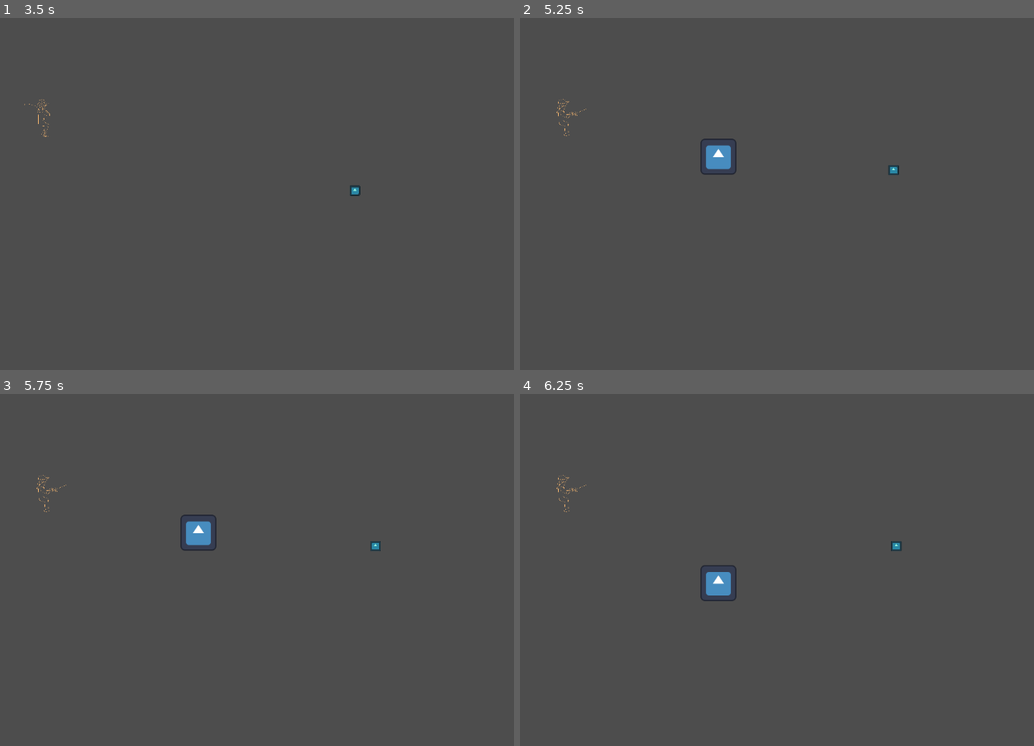
Above: before the commit, frames 1-4 (two rows, left to right).
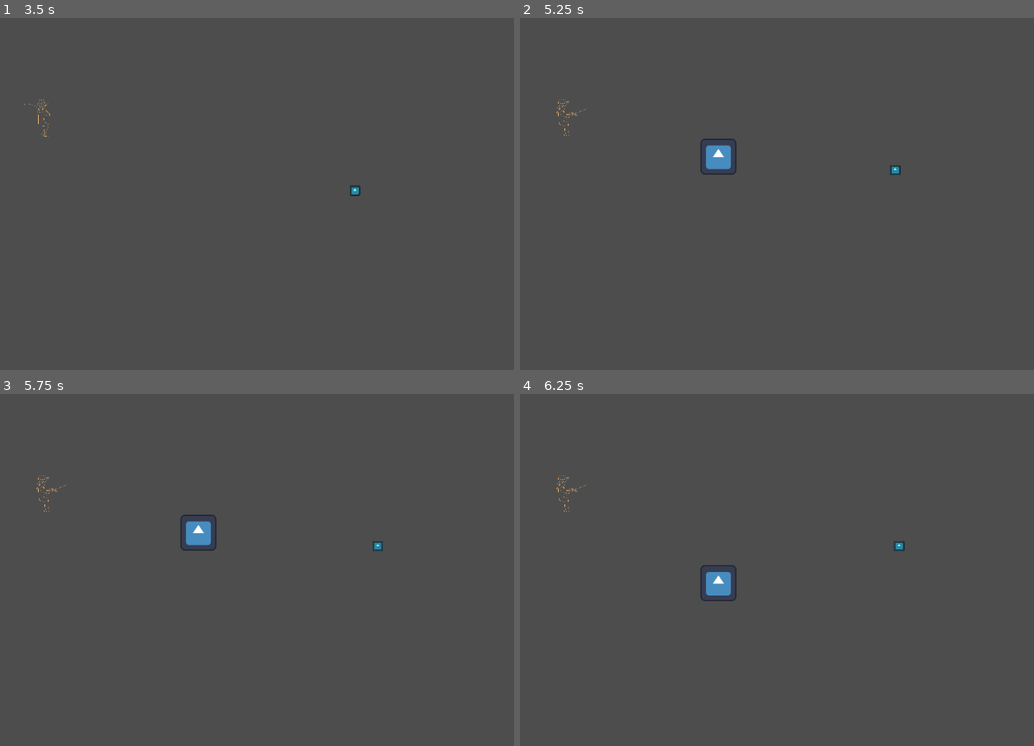
Above: after the commit, the same moments.

Repository: corin-gaiotto/gdc-jam-2025
Game: Godot game, scene res://Scenes/MainScene.tscn
The game is run twice, just before and just after one commit, with the same random seed, the same clock (stepped at 60 frames per second) and the same inputs. The engine's default icon, where the game draws it, is replaced by a stand-in: a white triangle on a blue panel in a dark square.
Inputs (mouse positions are in pixels of both pictures, inside the frame that each line leads up to):
- Up to frame 1 (3.5 s): click "Start" at 0.5 s; tap Enter at 1.25 s; move the mouse to (400, 176) at 1.27 s; hold D (right) 1.28-2.03 s; tap Space (fishing-interact) at 1.35, 2.1, 3.05 s; move the mouse to (133, 211) at 2.02 s; hold S (down) 2.03-2.78 s; tap E (start-fishing) at 2.75, 2.85 s; move the mouse to (323, 116) at 2.77 s; hold D (right) from 2.78 s (still down)
- Up to frame 2 (5.25 s): move the mouse to (746, 267) at 3.52 s; release D (right) at 3.53 s; hold W (up) 3.53-4.28 s; tap Space (fishing-interact) at 3.6, 4.35 s; move the mouse to (972, 250) at 4.27 s; hold A (left) from 4.28 s (still down); tap E (start-fishing) at 5, 5.1 s; move the mouse to (586, 141) at 5.02 s
- Up to frame 3 (5.75 s): keep holding A (left); tap Space (fishing-interact) at 5.3 s
- Up to frame 4 (6.25 s): tap E (start-fishing) at 5.75 s; move the mouse to (812, 570) at 5.77 s; release A (left) at 5.78 s; hold S (down) from 5.78 s (still down); tap Space (fishing-interact) at 5.85 s

Frame 1 is identical in both runs. In frame 2, less than 0.1% of the frame differs, in the area x 71-75%, y 41-45%; in frame 3, less than 0.1%; in frame 4, less than 0.1%, in the area x 72-75%, y 41-45%.

Commit message:
Door added

Diff:
--- a/Scenes/Fishing.tscn
+++ b/Scenes/Fishing.tscn
@@ -6,11 +6,17 @@
 [ext_resource type="Texture2D" uid="uid://ckw8t1fex5blh" path="res://Assets/Art/UI/EnergyBar/over.png" id="4_5bvba"]
 [ext_resource type="Texture2D" uid="uid://bj0ct40kvwjv6" path="res://Assets/Art/UI/EnergyBar/progress.png" id="5_p25a2"]
 
+[sub_resource type="RectangleShape2D" id="RectangleShape2D_nnhe8"]
+size = Vector2(32, 128)
+
 [sub_resource type="RectangleShape2D" id="RectangleShape2D_aonvm"]
 size = Vector2(64, 128)
 
-[sub_resource type="RectangleShape2D" id="RectangleShape2D_nnhe8"]
-size = Vector2(32, 128)
+[sub_resource type="RectangleShape2D" id="RectangleShape2D_y05ux"]
+size = Vector2(16, 88)
+
+[sub_resource type="RectangleShape2D" id="RectangleShape2D_5bvba"]
+size = Vector2(24, 88)
 
 [node name="Node2D" type="Node2D"]
 
@@ -40,13 +46,6 @@
 texture_over = ExtResource("4_5bvba")
 texture_progress = ExtResource("5_p25a2")
 
-[node name="Border" type="StaticBody2D" parent="."]
-position = Vector2(-36, -160)
-
-[node name="CollisionShape2D" type="CollisionShape2D" parent="Border"]
-position = Vector2(516, 320)
-shape = SubResource("RectangleShape2D_aonvm")
-
 [node name="FishingArea" type="Area2D" parent="."]
 position = Vector2(11, -256)
 
@@ -54,5 +53,25 @@
 position = Vector2(437, 416)
 shape = SubResource("RectangleShape2D_nnhe8")
 
+[node name="FishingBorder" type="StaticBody2D" parent="."]
+position = Vector2(-36, -160)
+
+[node name="CollisionShape2D" type="CollisionShape2D" parent="FishingBorder"]
+position = Vector2(516, 320)
+shape = SubResource("RectangleShape2D_aonvm")
+
+[node name="DoorBorder" type="StaticBody2D" parent="."]
+
+[node name="CollisionShape2D" type="CollisionShape2D" parent="DoorBorder"]
+position = Vector2(72, 180)
+shape = SubResource("RectangleShape2D_y05ux")
+
+[node name="DoorArea" type="Area2D" parent="."]
+
+[node name="CollisionShape2D" type="CollisionShape2D" parent="DoorArea"]
+position = Vector2(84, 180)
+shape = SubResource("RectangleShape2D_5bvba")
+
 [connection signal="body_entered" from="FishingArea" to="FishingPlayer" method="_on_fishing_area_body_entered"]
 [connection signal="body_exited" from="FishingArea" to="FishingPlayer" method="_on_fishing_area_body_exited"]
+[connection signal="body_entered" from="DoorArea" to="FishingPlayer" method="_on_door_area_body_entered"]
--- a/Scripts/fish.gd
+++ b/Scripts/fish.gd
@@ -59,7 +59,7 @@
 	match currentState:
 		fishStatesEnum.IDLE:
 			if isBursting:
-				currentVelocity = initialVelocity * pow((idleTimer.time_left/idleTimer.wait_time),1.5)
+				currentVelocity = initialVelocity * pow((idleTimer.time_left/idleTimer.wait_time), 1.2)
 				position += currentVelocity * delta
 			position.x = clamp(position.x, 465, 1150)
 			position.y = clamp(position.y, 280, 648)
--- a/Scripts/fishing_player.gd
+++ b/Scripts/fishing_player.gd
@@ -2,6 +2,7 @@
 
 class_name FishingPlayer
 
+# grabbing children
 @onready var _animatedSprite = $AnimatedSprite2D
 @onready var _hook = $Hook
 @onready var _hookSprite = $Hook/HookSprite
@@ -110,7 +111,7 @@
 		currentState = fishingEnum.FISHING_IDLE # Current (maybe) unfortunate side effect: the player casts a line whenever they start fishing. Honestly, this is pretty beneficial so I'm loath to call it a bad side effect.
 
 	if isFishing:
-		print("[fishing_player]", currentState)
+		#print("[fishing_player]", currentState)
 		match currentState:
 
 			fishingEnum.FISHING_IDLE:
@@ -237,9 +238,12 @@
 
 
 func _on_fishing_area_body_entered(body: Node2D) -> void:
+	print("Entered Fishing area!")
 	# when entering fishing area
 	inArea = true
 	canFish = true
+	print(inArea)
+	print(canFish)
 	pass # Replace with function body.
 
 
@@ -247,4 +251,12 @@
 	# exiting fishing area
 	inArea = false
 	canFish = false
+	print(inArea)
+	print(canFish)
 	pass # Replace with function body.
+
+
+func _on_door_area_body_entered(body: Node2D) -> void:
+	if Input.is_action_just_pressed("fishing-interact"):
+		get_tree().change_scene("res://Scenes/Restaurant.tscn")
+	pass # Replace with function body.
Not shown: 1 places in Scenes/Fishing.tscn that only renumber resources
Not shown: 1 places in Scenes/MainMenu.tscn that only renumber resources
